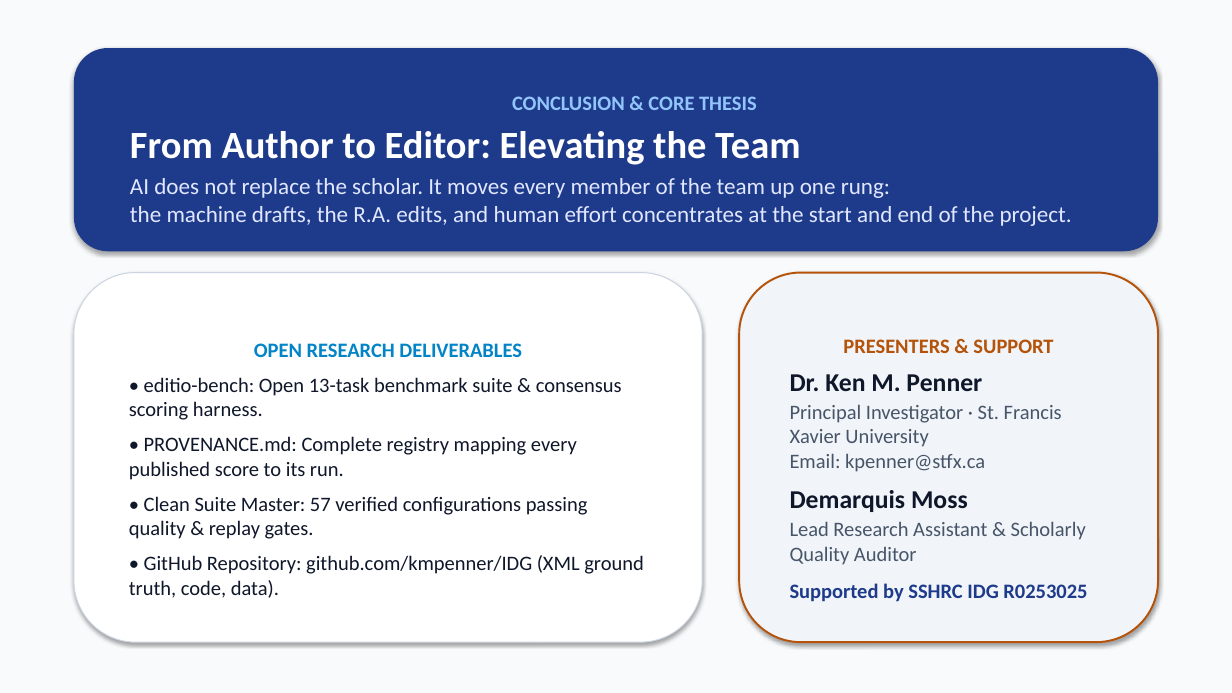
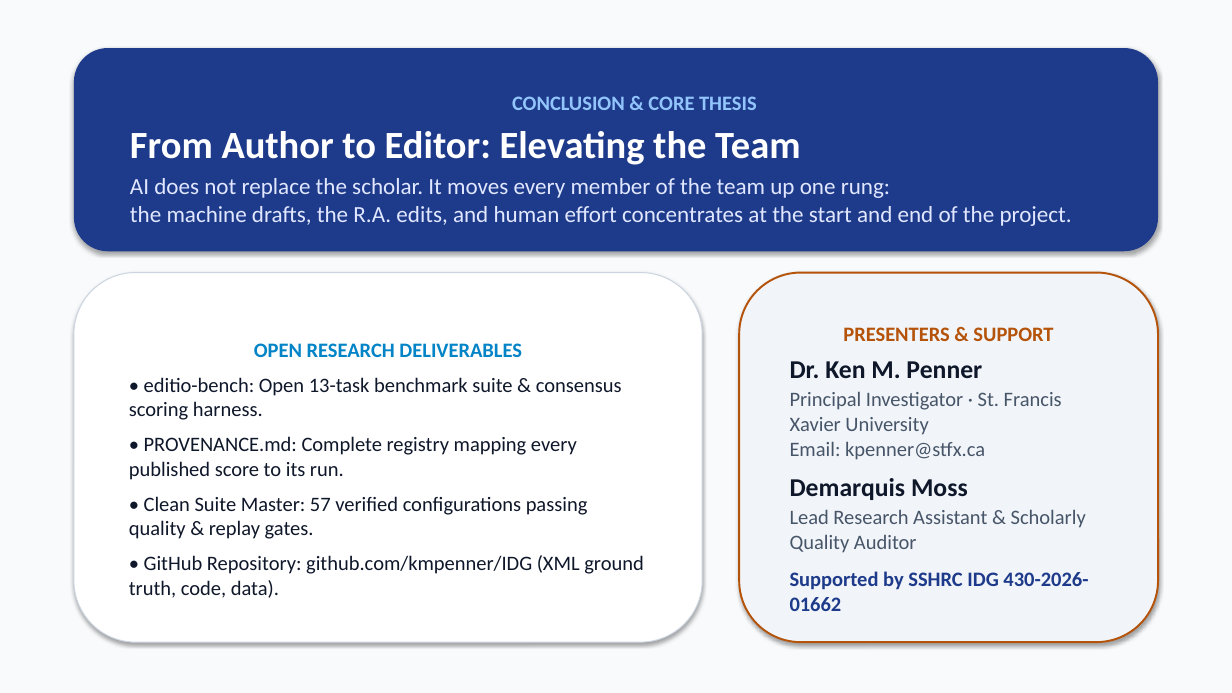
Before and after one commit to kmpenner/dse-ai-benchmarks, a slide deck: slide 11 of resac2026/RESAC_2026_From_Author_to_Editor.pptx. Drawn at 1232x693 pixels with LibreOffice and Linux fonts; fonts in the diff are those of the drawing. Boxes give left, top, right and bottom in pixels: in the first picture for what was removed or moved away, otherwise in the second. Text is boxed around its words. In the diff, an @@ line names an element or a change of style, - is before the commit and + after.

Commit message:
Use SSHRC file number 430-2026-01662 instead of internal StFX account number

```diff
--- a/resac2026/RESAC_2026_From_Author_to_Editor.pptx
+++ b/resac2026/RESAC_2026_From_Author_to_Editor.pptx
@@ text in rounded rectangle at <box>790,571,1088,611</box>: text changed @@
-Supported by SSHRC IDG R0253025
+Supported by SSHRC IDG 430-2026-01662
```
Also in this commit, not shown: 1 other slide changed, 4 other files.
